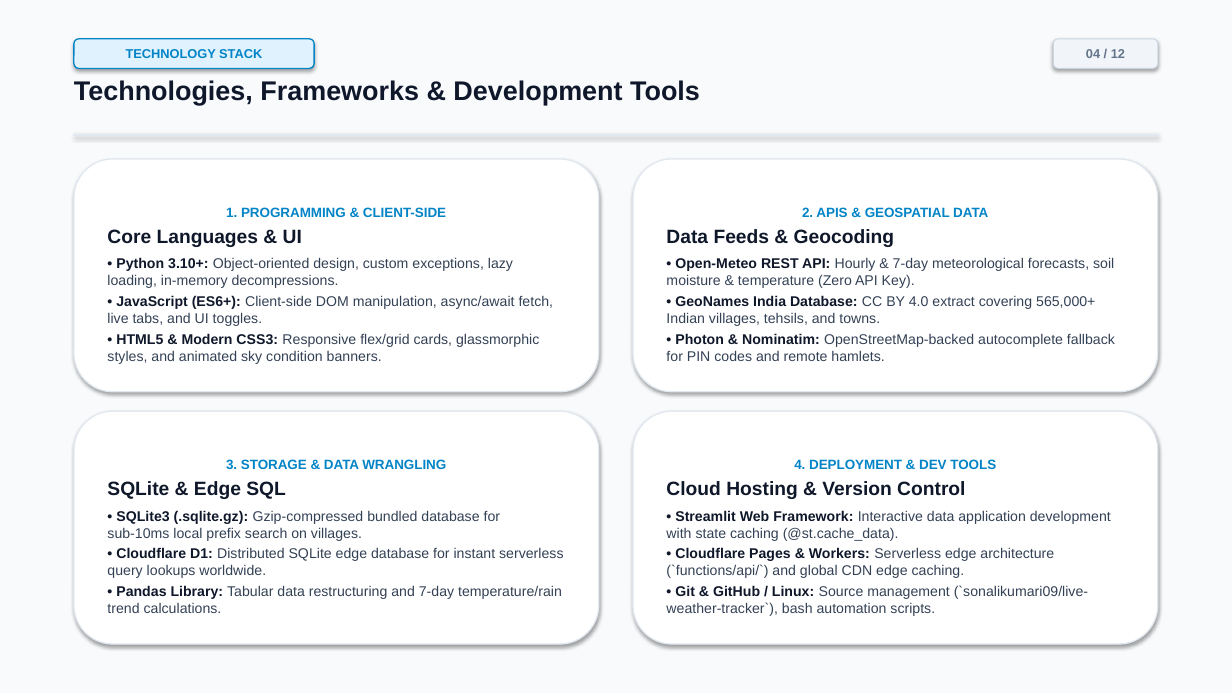
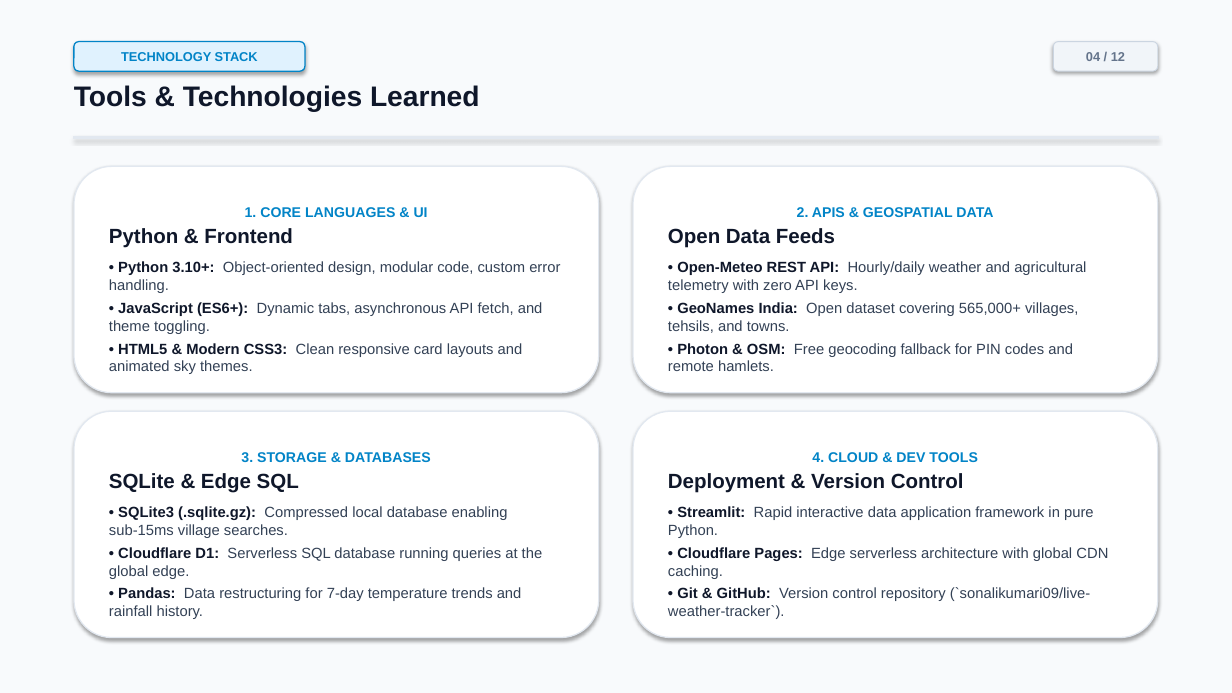
Before and after one commit to sonalikumari09/live-weather-tracker, a slide deck: slide 4 of Live_Weather_Tracker_Internship_Presentation.pptx. Drawn at 1232x693 pixels with LibreOffice and Linux fonts; fonts in the diff are those of the drawing. Boxes give left, top, right and bottom in pixels: in the first picture for what was removed or moved away, otherwise in the second. Text is boxed around its words. In the diff, an @@ line names an element or a change of style, - is before the commit and + after.

```diff
--- a/Live_Weather_Tracker_Internship_Presentation.pptx
+++ b/Live_Weather_Tracker_Internship_Presentation.pptx
@@ rounded rectangle "TECHNOLOGY STACK": place and size @@
-rounded rectangle "TECHNOLOGY STACK" at [74,39,314,68]
+rounded rectangle "TECHNOLOGY STACK" at [74,42,305,71]
@@ text at [74,85,480,112]: text changed; size 21 to 22 pt @@
-Technologies, Frameworks & Development Tools
+Tools & Technologies Learned
@@ rounded rectangle "1. CORE LANGUAGES & UI": place and size @@
-rounded rectangle "1. CORE LANGUAGES & UI" at [74,159,599,392]
+rounded rectangle "1. CORE LANGUAGES & UI" at [74,166,599,393]
@@ rounded rectangle "2. APIS & GEOSPATIAL DATA": place and size @@
-rounded rectangle "2. APIS & GEOSPATIAL DATA" at [633,159,1158,392]
+rounded rectangle "2. APIS & GEOSPATIAL DATA" at [633,166,1158,393]
@@ text in rounded rectangle at [109,207,560,374]: text changed; size 11 to 11.5 pt @@
-1. PROGRAMMING & CLIENT-SIDE
-Core Languages & UI
-• Python 3.10+: Object-oriented design, custom exceptions, lazy loading, in-memory decompressions.
-• JavaScript (ES6+): Client-side DOM manipulation, async/await fetch, live tabs, and UI toggles.
-• HTML5 & Modern CSS3: Responsive flex/grid cards, glassmorphic styles, and animated sky condition banners.
+1. CORE LANGUAGES & UI
+Python & Frontend
+• Python 3.10+: Object-oriented design, modular code, custom error handling.
+• JavaScript (ES6+): Dynamic tabs, asynchronous API fetch, and theme toggling.
+• HTML5 & Modern CSS3: Clean responsive card layouts and animated sky themes.
@@ text in rounded rectangle at [797,207,993,217]: size 10.5 to 11 pt in "2. APIS & GEOSPATIAL DATA"; less space between paragraphs @@
@@ text in rounded rectangle at [668,228,1086,371]: text changed; size 11 to 11.5 pt @@
-Data Feeds & Geocoding
-• Open-Meteo REST API: Hourly & 7-day meteorological forecasts, soil moisture & temperature (Zero API Key).
-• GeoNames India Database: CC BY 4.0 extract covering 565,000+ Indian villages, tehsils, and towns.
-• Photon & Nominatim: OpenStreetMap-backed autocomplete fallback for PIN codes and remote hamlets.
+Open Data Feeds
+• Open-Meteo REST API: Hourly/daily weather and agricultural telemetry with zero API keys.
+• GeoNames India: Open dataset covering 565,000+ villages, tehsils, and towns.
+• Photon & OSM: Free geocoding fallback for PIN codes and remote hamlets.
@@ rounded rectangle "3. STORAGE & DATABASES": place and size @@
-rounded rectangle "3. STORAGE & DATABASES" at [74,411,599,644]
+rounded rectangle "3. STORAGE & DATABASES" at [74,411,599,638]
@@ rounded rectangle "4. CLOUD & DEV TOOLS": place and size @@
-rounded rectangle "4. CLOUD & DEV TOOLS" at [633,411,1158,644]
+rounded rectangle "4. CLOUD & DEV TOOLS" at [633,411,1158,638]
@@ text in rounded rectangle at [109,473,299,493]: size 15 to 16 pt in "SQLite & Edge SQL"; more space between paragraphs @@
@@ text in rounded rectangle at [241,452,431,462]: text changed; size 10.5 to 11 pt @@
-3. STORAGE & DATA WRANGLING
+3. STORAGE & DATABASES
@@ text in rounded rectangle at [668,452,1108,619]: text changed; size 11 to 11.5 pt @@
-4. DEPLOYMENT & DEV TOOLS
-Cloud Hosting & Version Control
-• Streamlit Web Framework: Interactive data application development with state caching (@st.cache_data).
-• Cloudflare Pages & Workers: Serverless edge architecture (`functions/api/`) and global CDN edge caching.
-• Git & GitHub / Linux: Source management (`sonalikumari09/live-weather-tracker`), bash automation scripts.
+4. CLOUD & DEV TOOLS
+Deployment & Version Control
+• Streamlit: Rapid interactive data application framework in pure Python.
+• Cloudflare Pages: Edge serverless architecture with global CDN caching.
+• Git & GitHub: Version control repository (`sonalikumari09/live-weather-tracker`).
@@ text in rounded rectangle at [109,506,543,619]: text changed; size 11 to 11.5 pt @@
-• SQLite3 (.sqlite.gz): Gzip-compressed bundled database for sub-10ms local prefix search on villages.
-• Cloudflare D1: Distributed SQLite edge database for instant serverless query lookups worldwide.
-• Pandas Library: Tabular data restructuring and 7-day temperature/rain trend calculations.
+• SQLite3 (.sqlite.gz): Compressed local database enabling sub-15ms village searches.
+• Cloudflare D1: Serverless SQL database running queries at the global edge.
+• Pandas: Data restructuring for 7-day temperature trends and rainfall history.
```
Also in this commit, not shown: 11 other slides changed, 18 other files.
